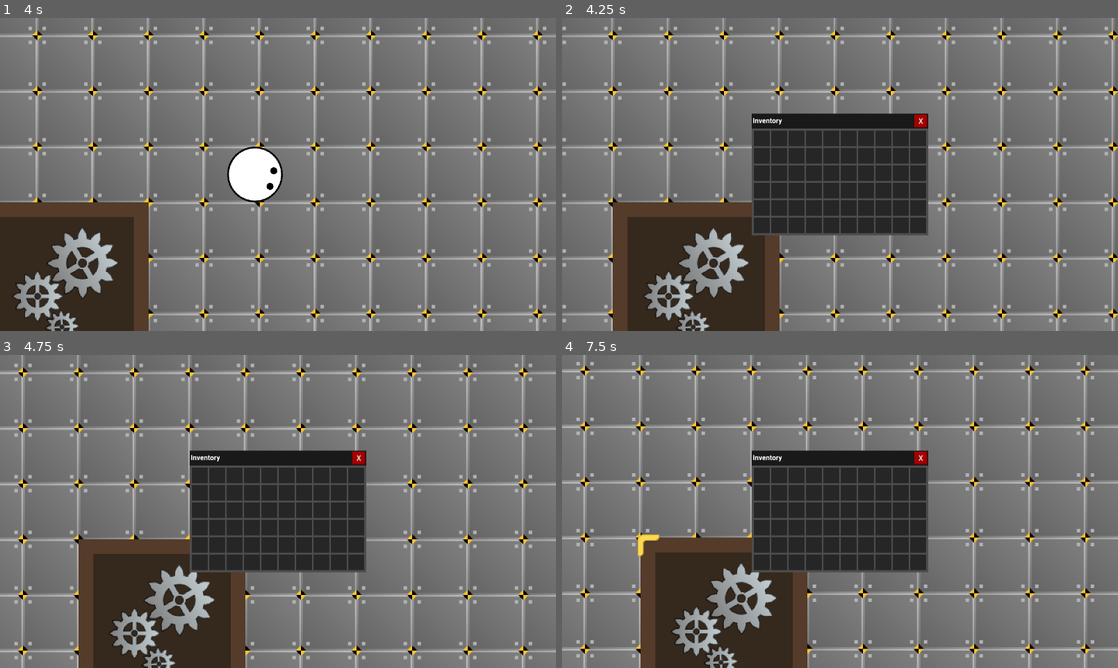
Above: before the commit, frames 1-4 (two rows, left to right).
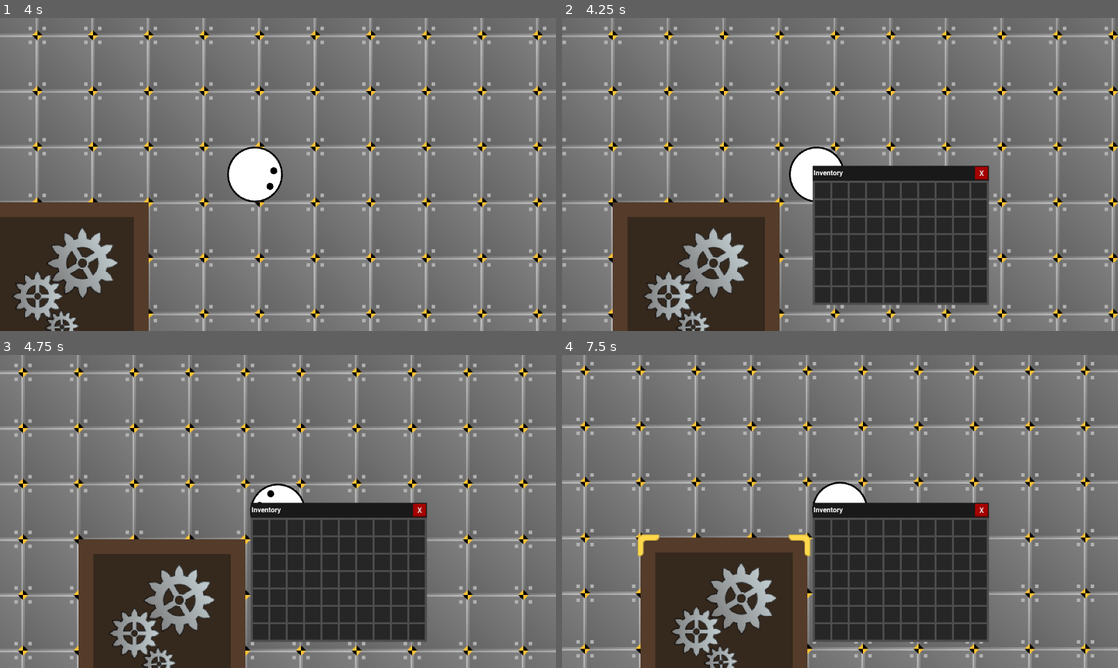
Above: after the commit, the same moments.

Repository: TrueSunGaming/industrial-revolution-proto-3
Game: Godot game, scene res://scenes/main/Main.tscn
Same seed, same stepped clock (60 frames per second), same inputs: the game is played once before the commit and once after it.
Inputs (mouse positions are in pixels of both pictures, inside the frame that each line leads up to):
- Up to frame 1 (4 s): move the mouse to (400, 158) at 0.52 s; hold D (move_right) 0.53-1.25 s; hold Mouse wheel up (zoom_in) 0.53-1.25 s; click (400, 158) at 0.67 s; drag from (166, 190) to (250, 237) at 1.27 s; move the mouse to (333, 105) at 2.02 s; hold D (move_right) 2.03-2.75 s; hold Mouse wheel up (zoom_in) 2.03-2.75 s; drag from (250, 237) to (111, 127) at 2.77 s; tap Enter at 3.5 s; move the mouse to (444, 221) at 3.52 s; hold A (move_left) from 3.53 s (still down); hold Mouse wheel up (zoom_in) from 3.53 s (still down)
- Up to frame 2 (4.25 s): keep holding A (move_left); keep holding Mouse wheel up (zoom_in); tap E (open_inventory) at 4.15 s
- Up to frame 3 (4.75 s): release A (move_left) at 4.25 s; release Mouse wheel up (zoom_in) at 4.25 s; drag from (111, 464) to (194, 433) at 4.27 s
- Up to frame 4 (7.5 s): tap Space at 5 s; move the mouse to (867, 511) at 5.02 s; hold S (move_down) 5.03-5.75 s; hold Mouse wheel up (zoom_in) 5.03-5.75 s; click (867, 511) at 5.17 s; drag from (756, 433) to (728, 527) at 5.77 s; move the mouse to (962, 495) at 6.52 s; hold W (move_up) 6.53-7.25 s; hold Mouse wheel up (zoom_in) 6.53-7.25 s; drag from (728, 527) to (812, 574) at 7.27 s

Frame 1 is identical in both runs. In frame 2, 18% of the frame differs, in the area x 34-77%, y 30-92%; in frame 3, 18%; in frame 4, 18%.

Commit message:
feat: implement storage display fill full line

Diff:
--- a/scenes/ui/gui/GUIWindow.tscn
+++ b/scenes/ui/gui/GUIWindow.tscn
@@ -52,6 +52,7 @@
 
 [node name="VBoxContainer" type="VBoxContainer" parent="PanelContainer"]
 layout_mode = 2
+size_flags_vertical = 0
 theme_override_constants/separation = 0
 
 [node name="Navbar" type="PanelContainer" parent="PanelContainer/VBoxContainer"]
--- a/scenes/ui/gui/player-inventory/PlayerInventoryGUI.tscn
+++ b/scenes/ui/gui/player-inventory/PlayerInventoryGUI.tscn
@@ -18,13 +18,17 @@
 
 [node name="HBoxContainer" type="HBoxContainer" parent="PanelContainer/VBoxContainer" index="1"]
 layout_mode = 2
+size_flags_vertical = 0
 
 [node name="PanelContainer" type="PanelContainer" parent="PanelContainer/VBoxContainer/HBoxContainer" index="0"]
 layout_mode = 2
+size_flags_vertical = 0
 theme_override_styles/panel = SubResource("StyleBoxFlat_6ny8m")
 
 [node name="StorageDisplay" type="GridContainer" parent="PanelContainer/VBoxContainer/HBoxContainer/PanelContainer" index="0"]
 layout_mode = 2
+size_flags_vertical = 0
 columns = 10
 script = ExtResource("2_6ny8m")
+fill_full_line = true
 metadata/_custom_type_script = ExtResource("2_ead21")
--- a/scenes/ui/gui/player-inventory/PlayerInventoryStorageDisplay.gd
+++ b/scenes/ui/gui/player-inventory/PlayerInventoryStorageDisplay.gd
@@ -2,8 +2,15 @@
 
 func _ready() -> void:
 	storage = refs.player.inventory
+	storage.appended.connect(update_panel_size)
+	storage.removed.connect(update_panel_size)
+	storage.fully_modified.connect(update_panel_size)
 	(storage as Storage).capacity_changed.connect(update_empty_slots)
 	update_empty_slots()
 
 func update_empty_slots() -> void:
 	fill_empty_until = (storage as Storage).slots
+	update_panel_size()
+
+func update_panel_size() -> void:
+	$"../../../..".size = Vector2.ZERO
--- a/scenes/ui/resource/storage/StorageDisplay.gd
+++ b/scenes/ui/resource/storage/StorageDisplay.gd
@@ -22,8 +22,16 @@
 
 		fill_empty()
 
+@export var fill_full_line := false
+
+var fill_empty_target: int:
+	get:
+		if not fill_full_line: return fill_empty_until
+
+		return columns * ceili((maxf(storage.get_content().size(), fill_empty_until) + 1) / columns)
+
 func fill_empty() -> void:
-	while fill_empty_until > get_child_count(): add_display(null)
+	while fill_empty_target > get_child_count(): add_display(null)
 
 func add_display(stack: ResourceStack) -> void:
 	var node := resource_display.instantiate()
@@ -31,8 +39,10 @@
 	add_child(node)
 
 func on_appended() -> void:
+	fill_empty()
+
 	var content := storage.get_content()
-	if content.size() - 1 < fill_empty_until: return on_modified(content.size() - 1)
+	if content.size() - 1 < fill_empty_target: return on_modified(content.size() - 1)
 
 	add_display(content.back())
 
